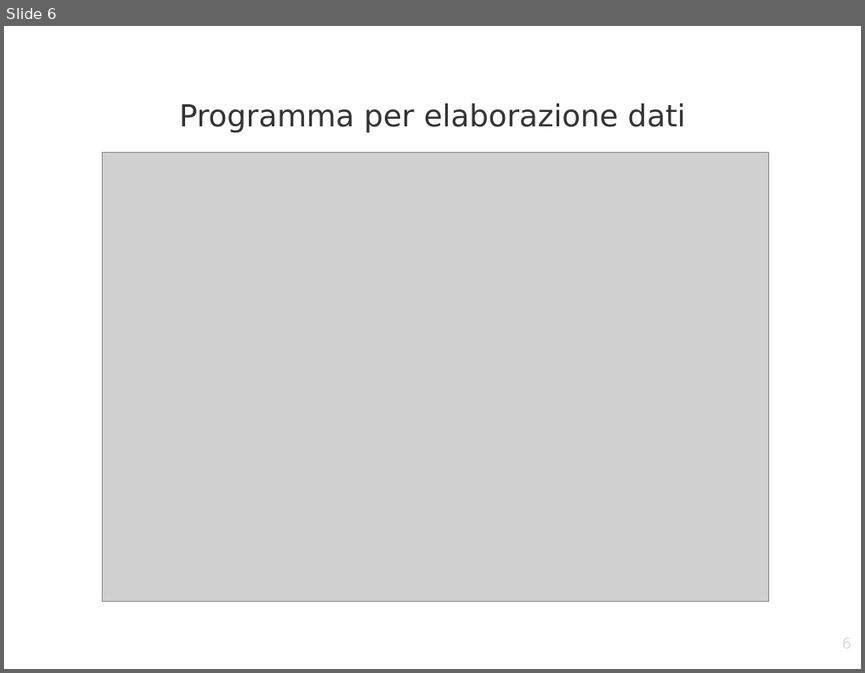
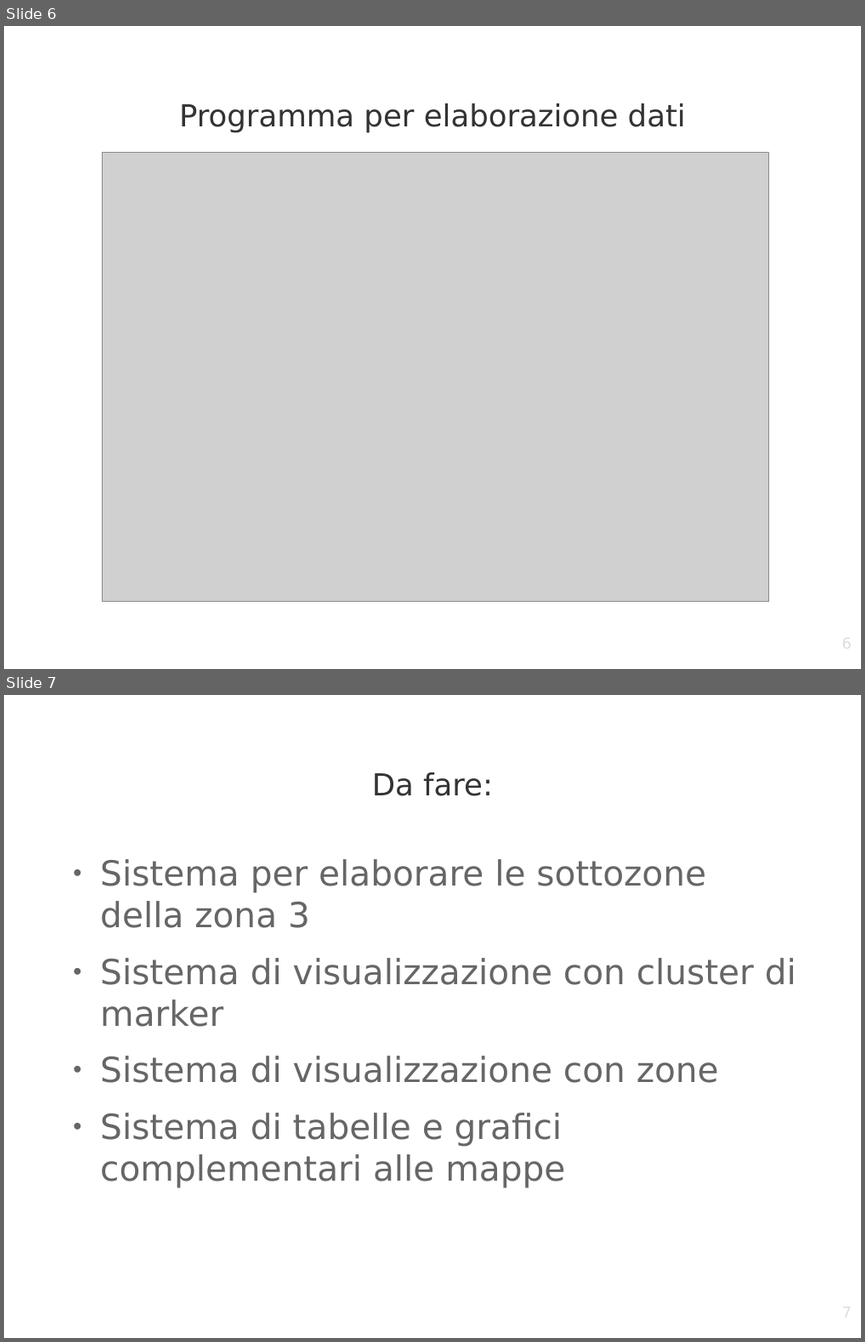
Before and after one commit to mun3team/mun3code, a slide deck: Presentazione.odp. Shown one above the other, each under a label of ours: slide 6 before the commit, slides 6 and 7 after it. The pictures are 865x673 and 865x1342 pixels, drawn with LibreOffice and Linux fonts; fonts in the diff are those of the drawing; grey boxes stand for pictures; background and template pictures are left out. Boxes give left, top, right and bottom in pixels: in the first picture for what was removed or moved away, otherwise in the second. Text is boxed around its words. In the diff, an @@ line names an element or a change of style, - is before the commit and + after.

```diff
--- a/Presentazione.odp
+++ b/Presentazione.odp
@@ slide 7 added at box(4, 695, 861, 1338), background picture (left out) @@
@@ title added at box(372, 772, 493, 796), 28 pt, text #333333 @@
+Da fare:
@@ text added at box(100, 859, 796, 1188), 32 pt, text #666666 @@
+● Sistema per elaborare le sottozone della zona 3
+● Sistema di visualizzazione con cluster di marker
+● Sistema di visualizzazione con zone
+● Sistema di tabelle e grafici complementari alle mappe
@@ page number added at box(653, 1303, 852, 1338), 14 pt, text #DDDDDD @@
+7
```
Also in this commit, not shown: 1 slide removed, 1 other file.
